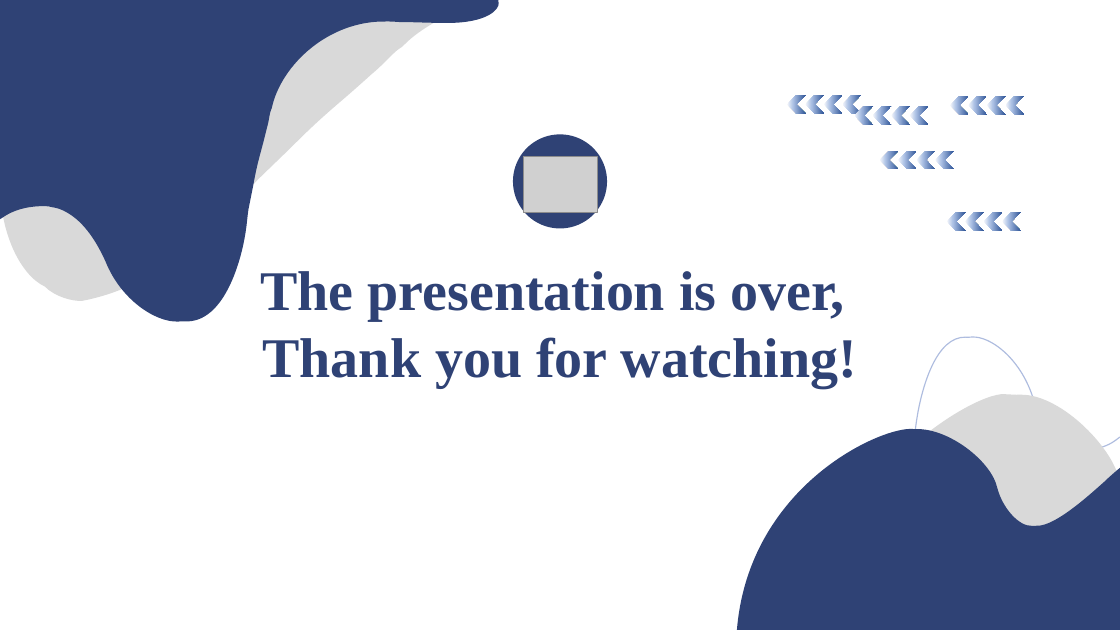
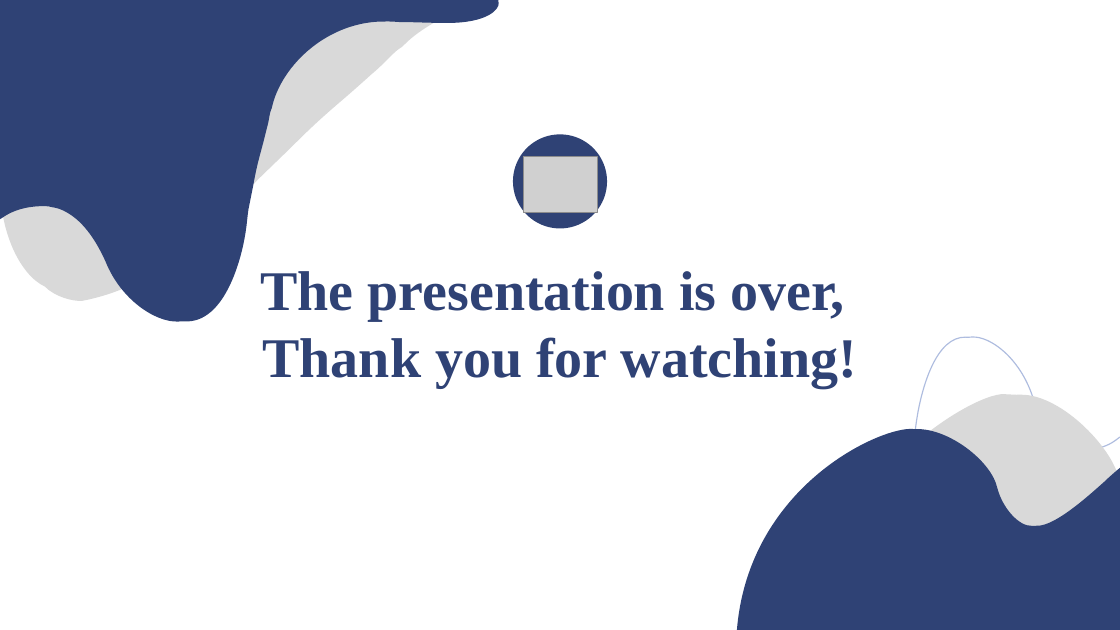
Before and after one commit to QinCheng0928/Cocos2d, a slide deck: slide 16 of 文档/DesignPattern.pptx. Drawn at 1120x630 pixels with LibreOffice and Linux fonts; fonts in the diff are those of the drawing; grey boxes stand for pictures. Boxes give left, top, right and bottom in pixels: in the first picture for what was removed or moved away, otherwise in the second. Text is boxed around its words. In the diff, an @@ line names an element or a change of style, - is before the commit and + after.

```diff
--- a/文档/DesignPattern.pptx
+++ b/文档/DesignPattern.pptx
@@ group removed at box(787, 95, 861, 114): 4 chevrons @@
@@ group removed at box(854, 106, 928, 125): 4 chevrons @@
@@ group removed at box(950, 96, 1024, 115): 4 chevrons @@
@@ group removed at box(881, 150, 954, 170): 4 chevrons @@
@@ group removed at box(947, 212, 1021, 231): 4 chevrons @@
```
Also in this commit, not shown: 5 other slides changed, 6 slides removed, 59 other files.
